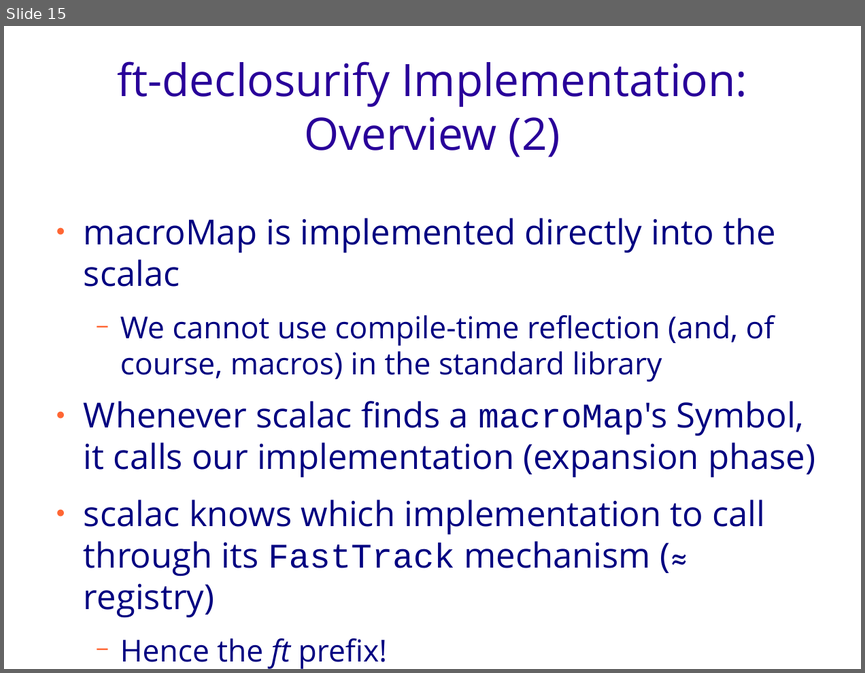
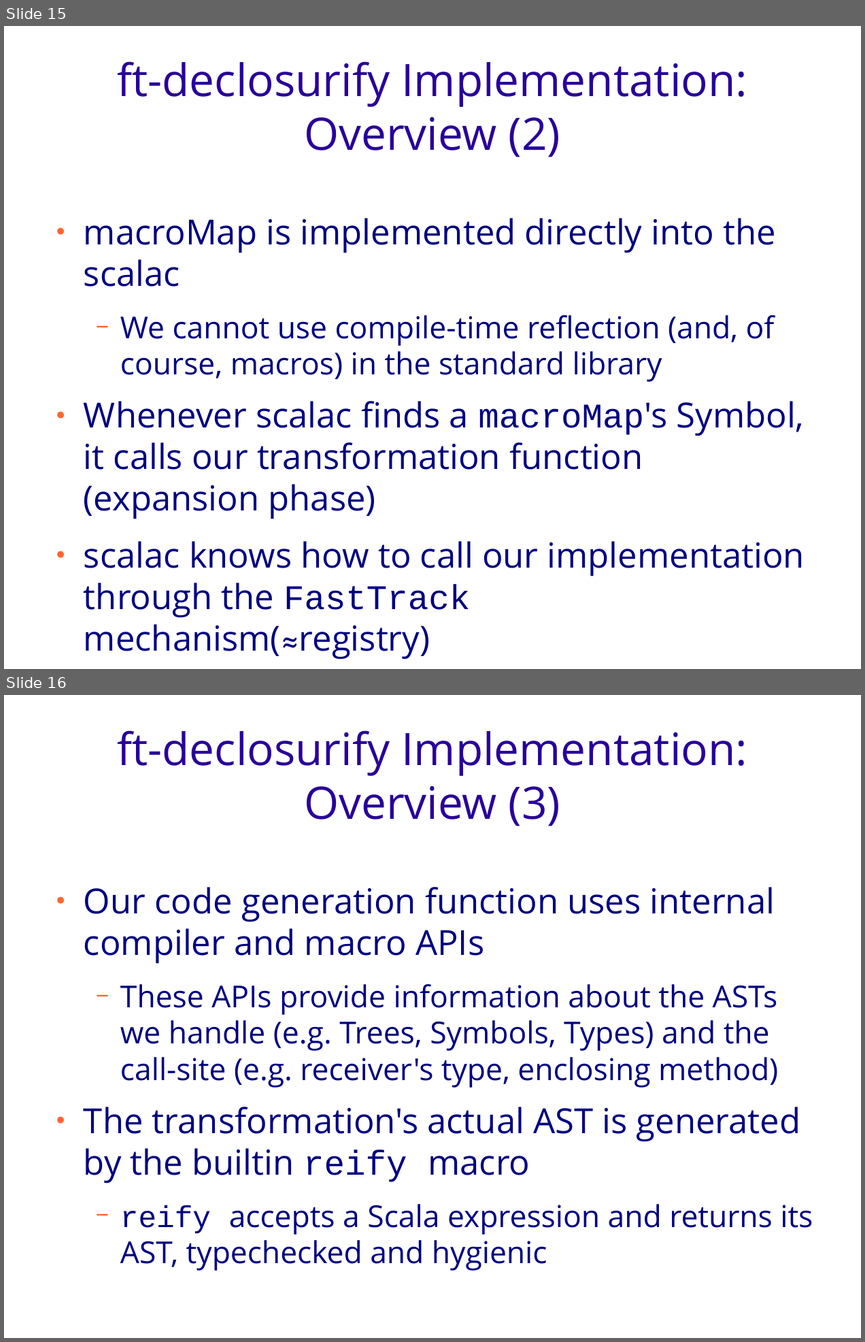
Before and after one commit to geo-kollias/msc-thesis-tex, a slide deck: geokollias_msc_thesis_pres.odp. Shown one above the other, each under a label of ours: slide 15 before the commit, slides 15 and 16 after it. The pictures are 865x673 and 865x1342 pixels, drawn with LibreOffice and Linux fonts; fonts in the diff are those of the drawing; background and template pictures are left out. Boxes give left, top, right and bottom in pixels: in the first picture for what was removed or moved away, otherwise in the second. Text is boxed around its words. In the diff, an @@ line names an element or a change of style, - is before the commit and + after.

```diff
--- a/geokollias_msc_thesis_pres.odp
+++ b/geokollias_msc_thesis_pres.odp
@@ slide 16 added at [4, 695, 861, 1338], background picture (left out) @@
@@ title added at [117, 730, 747, 826], 41.4 pt, text #280099 @@
+ft-declosurify Implementation: Overview (3)
@@ text added at [84, 887, 813, 1270], 28 pt, text #000080 @@
+● Our code generation function uses internal compiler and macro APIs
+  − These APIs provide information about the ASTs we handle (e.g. Trees, Symbols, Types) and the call-site (e.g. receiver's type, enclosing method)
+● The transformation's actual AST is generated by the builtin reify macro
+  − reify accepts a Scala expression and returns its AST, typechecked and hygienic
@@ page number added at [628, 1302, 828, 1338], 14 pt, text #FFFFFF @@
+16
@@ slide 15 changed as well @@
@@ text at [84, 401, 804, 659]: text changed @@
-● Whenever scalac finds a macroMap's Symbol, it calls our implementation (expansion phase)
-● scalac knows which implementation to call through its FastTrack mechanism (≈ registry)
-  − Hence the ft prefix!
+● Whenever scalac finds a macroMap's Symbol, it calls our transformation function (expansion phase)
+● scalac knows how to call our implementation through the FastTrack mechanism(≈registry)
```
Also in this commit, not shown: 21 other slides changed, 3 other slides added, 2 slides removed.
